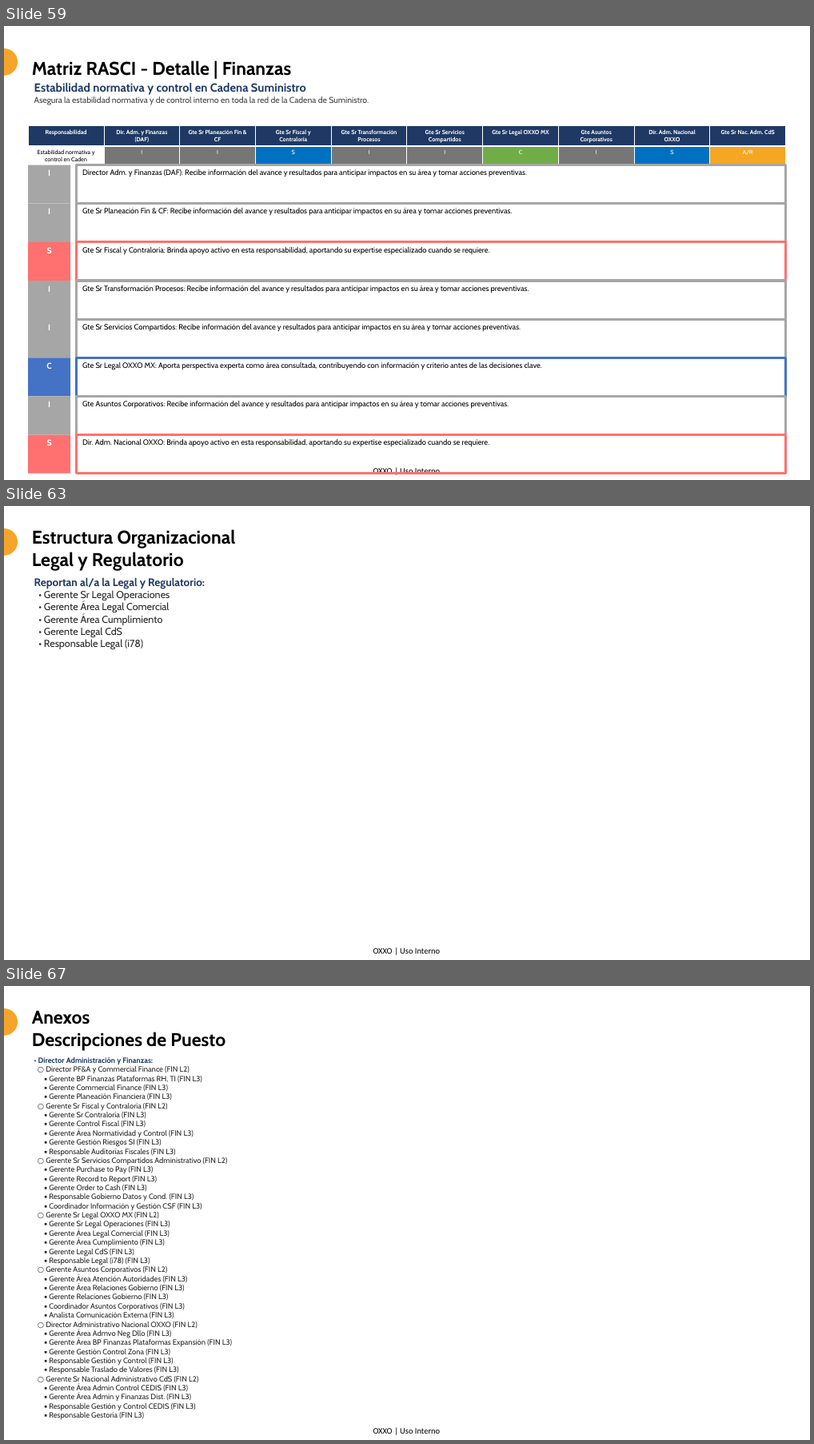
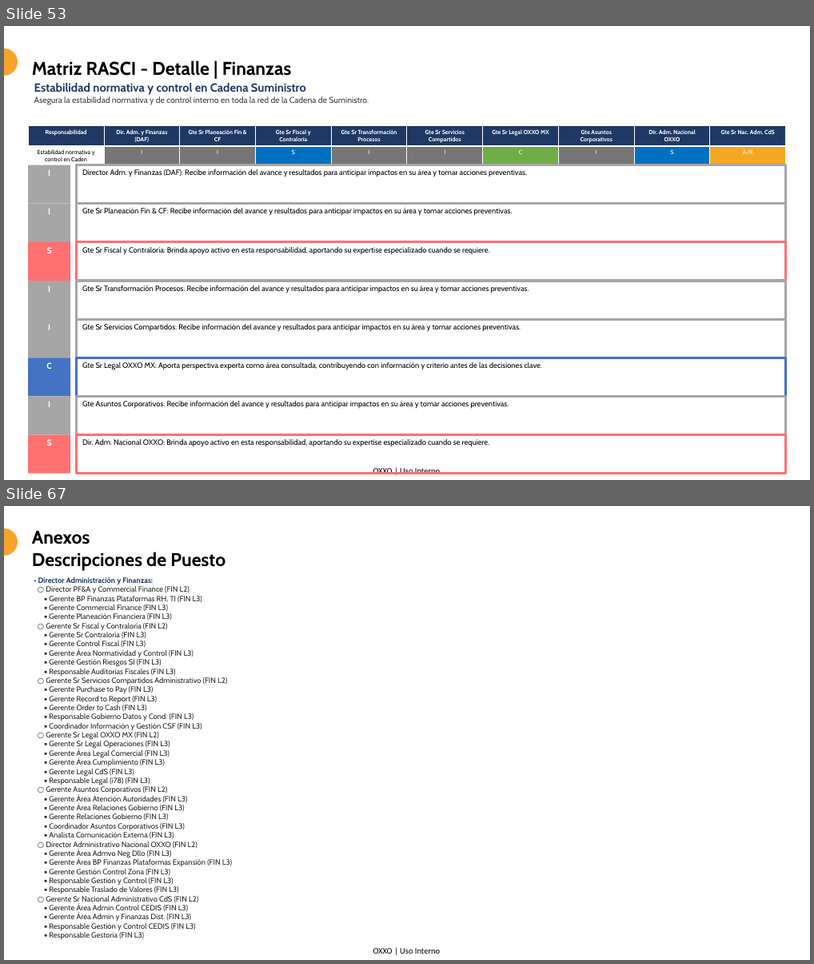
Before and after one commit to Rojast-AI/oxxo, a slide deck: Finanzas/Playbook/Finanzas Playbook.pptx. Shown one above the other, each under a label of ours: slides 59, 63 and 67 before the commit, slides 53 and 67 after it; the slides between them are not shown. The pictures are 814x1444 and 814x964 pixels, drawn with LibreOffice and Linux fonts; fonts in the diff are those of the drawing; background and template pictures are left out. Boxes give left, top, right and bottom in pixels: in the first picture for what was removed or moved away, otherwise in the second. Text is boxed around its words. In the diff, an @@ line names an element or a change of style, - is before the commit and + after.

```diff
--- a/Finanzas/Playbook/Finanzas Playbook.pptx
+++ b/Finanzas/Playbook/Finanzas Playbook.pptx
@@ slide 63 removed at <box>4,506,810,960</box>, background #FFFFFF; not listed: 2 template elements that a slide beside it also shows @@
@@ title removed at <box>32,529,236,571</box> @@
-Estructura Organizacional
-Legal y Regulatorio
@@ text removed at <box>34,577,205,649</box> @@
-Reportan al/a la Legal y Regulatorio:
-• Gerente Sr Legal Operaciones
-• Gerente Área Legal Comercial
-• Gerente Área Cumplimiento
-• Gerente Legal CdS
-• Responsable Legal (i78)
@@ what was slide 59 is now slide 53 @@
```
Also in this commit, not shown: 7 slides changed, 7 slides added, 6 other slides removed, 1 other file.
